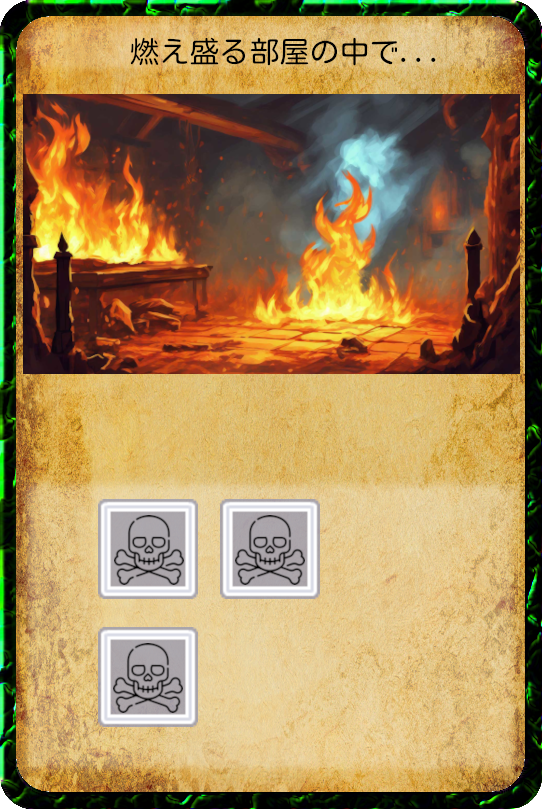
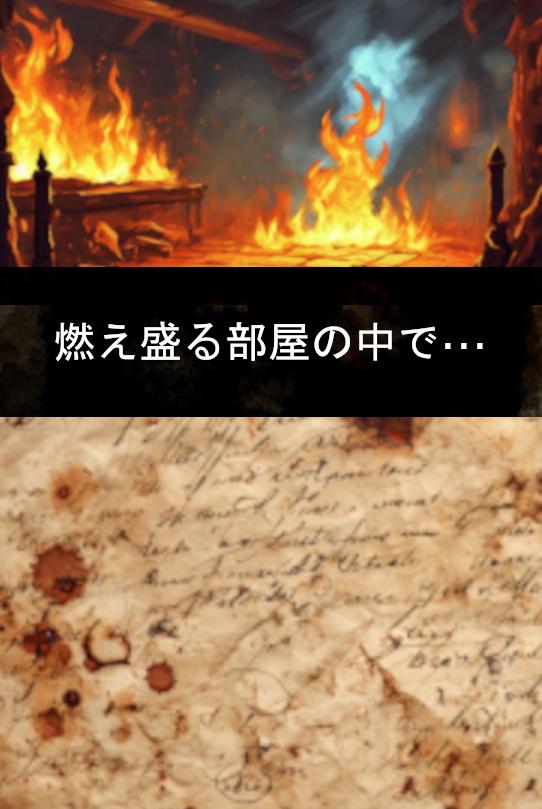
Before/after of a w=542, h=809 layered artwork. What changed in the layer stack:
removed group "レイヤーグループ" (8 layers) over [23, 37, 520, 727]
moved "燃え盛る部屋の中で..." out of group "レイヤーグループ", painted on it over [55, 37, 483, 362]
renamed "CardTexture" to "nc283757_ホラー演出に合うメッセージウィンドウ.png", moved it out of group "CardDesign", painted on it over [0, 16, 542, 792]
removed layer "CardBorder" from group "CardDesign" over [0, 0, 542, 809]
renamed "death.png コピー #1" to "Old-Paper-Antique-Handwriting1.jpg", moved it out of group "レイヤーグループ", painted on it over [0, 305, 542, 809]
removed layer "button_square_border.png コピー #1" from group "レイヤーグループ" over [98, 627, 198, 727]
removed layer "death.png コピー" from group "レイヤーグループ" over [235, 515, 305, 585]
removed layer "button_square_border.png コピー" from group "レイヤーグループ" over [220, 499, 320, 599]
removed layer "death.png" from group "レイヤーグループ" over [114, 515, 184, 585]
removed layer "button_square_border.png" from group "レイヤーグループ" over [98, 499, 198, 599]
moved "burning-room3.jpg" out of group "レイヤーグループ", painted on it over [0, 0, 542, 374]
removed group "CardDesign" (4 layers) over [0, 0, 542, 809]
removed layer "BottomOpaque" (was 30%) from group "CardDesign" over [12, 470, 529, 783]
removed layer "TopOpaque" (was 25%) from group "CardDesign" over [12, 9, 529, 83]
